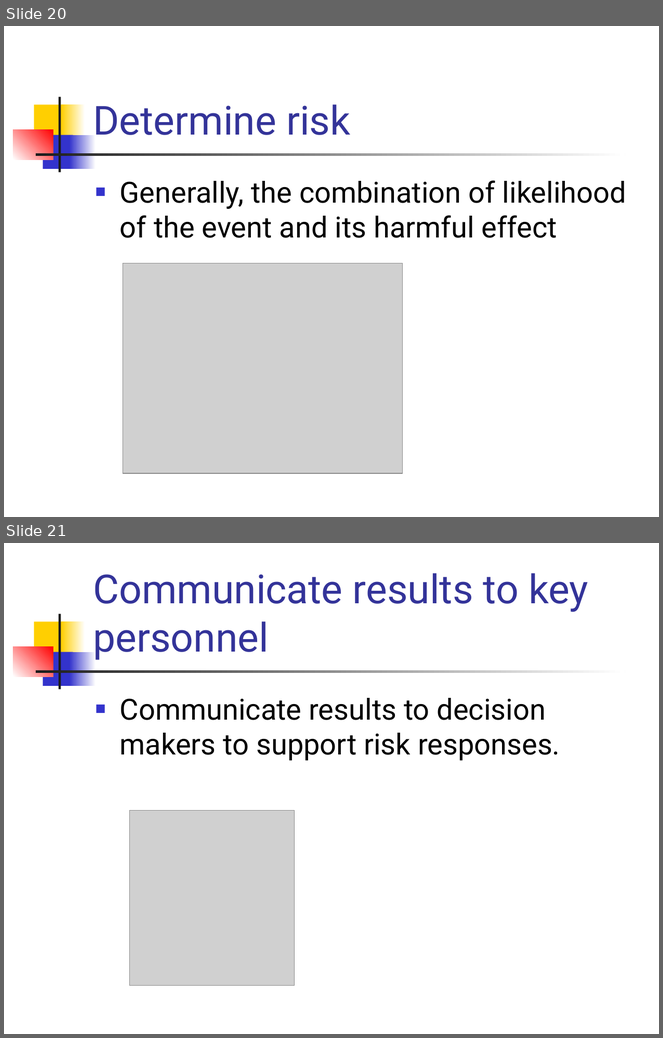
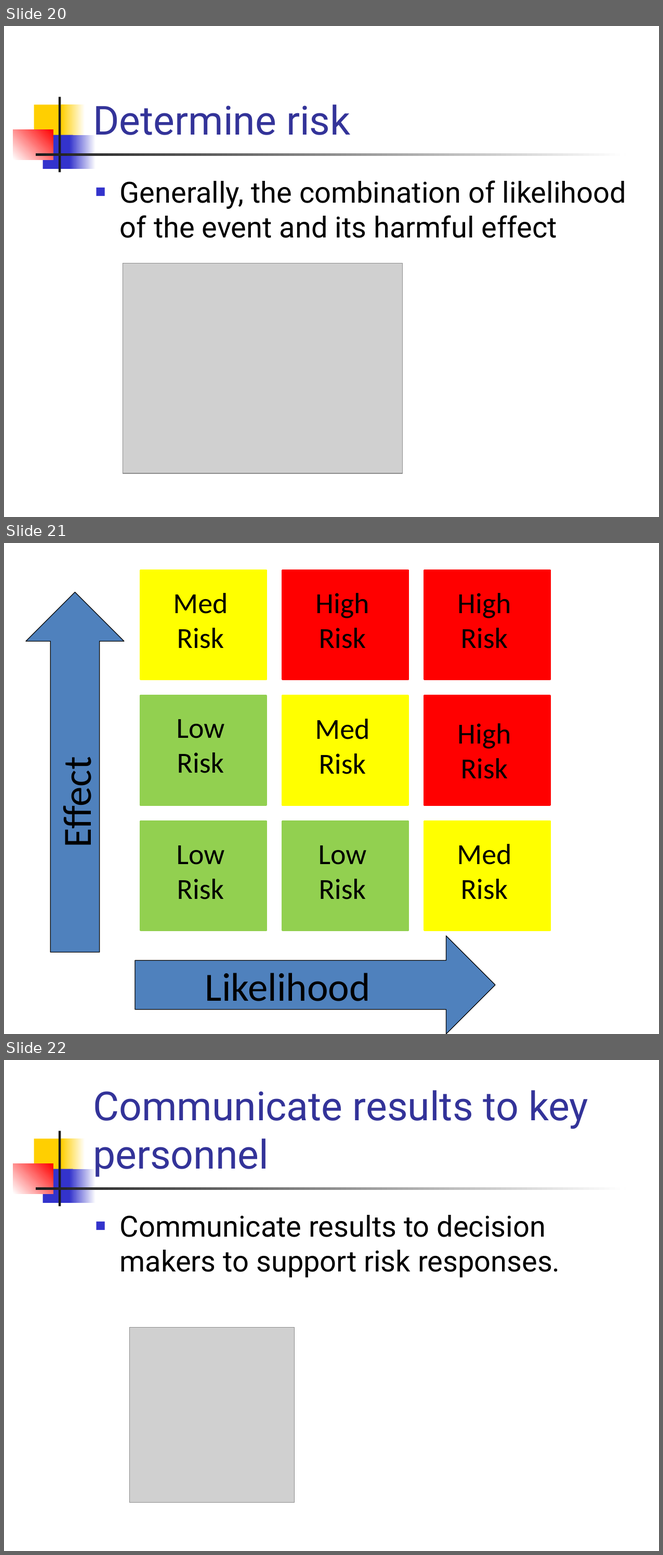
Before and after one commit to el-ahrairah/Risky_NIST, a slide deck: Risky NIST ecommerce.pptx. Shown one above the other, each under a label of ours: slides 20 and 21 before the commit, slides 20, 21 and 22 after it. The pictures are 663x1038 and 663x1555 pixels, drawn with LibreOffice and Linux fonts; fonts in the diff are those of the drawing; grey boxes stand for pictures. Boxes give left, top, right and bottom in pixels: in the first picture for what was removed or moved away, otherwise in the second. Text is boxed around its words. In the diff, an @@ line names an element or a change of style, - is before the commit and + after.

```diff
--- a/Risky NIST ecommerce.pptx
+++ b/Risky NIST ecommerce.pptx
@@ slide 21 added at (4, 543, 659, 1034), background #000000 @@
@@ rectangle added at (140, 571, 266, 680), fill #FFFF00, outline #FFFF00 2 pt @@
@@ rectangle added at (283, 571, 408, 680), fill #FF0000, outline #FF0000 2 pt @@
@@ rectangle added at (425, 571, 551, 680), fill #FF0000, outline #FF0000 2 pt @@
@@ up arrow added at (26, 592, 124, 953), fill #4F81BD, outline #00FF00 0.75 pt @@
@@ text added at (173, 593, 228, 649), 32 pt, text #00FF00 @@
+Med Risk
@@ text added at (315, 593, 369, 649), 32 pt, text #00FF00 @@
+High Risk
@@ text added at (457, 593, 511, 649), 32 pt, text #00FF00 @@
+High Risk
@@ rectangle added at (140, 696, 266, 805), fill #92D050, outline #92D050 2 pt @@
@@ rectangle added at (283, 696, 408, 805), fill #FFFF00, outline #FFFF00 2 pt @@
@@ rectangle added at (425, 696, 551, 805), fill #FF0000, outline #FF0000 2 pt @@
@@ text added at (177, 719, 225, 773), 32 pt, text #00FF00 @@
+Low Risk
@@ text added at (315, 719, 370, 774), 32 pt, text #00FF00 @@
+Med Risk
@@ text added at (457, 723, 511, 779), 32 pt, text #00FF00 @@
+High Risk
@@ text added at (53, 766, 102, 845), 44 pt, text #00FF00 @@
+Effect
@@ rectangle added at (140, 822, 266, 931), fill #92D050, outline #92D050 2 pt @@
@@ rectangle added at (283, 822, 408, 931), fill #92D050, outline #92D050 2 pt @@
@@ rectangle added at (425, 822, 551, 931), fill #FFFF00, outline #FFFF00 2 pt @@
@@ text added at (177, 846, 225, 900), 32 pt, text #00FF00 @@
+Low Risk
@@ text added at (319, 846, 367, 900), 32 pt, text #00FF00 @@
+Low Risk
@@ text added at (457, 844, 512, 900), 32 pt, text #00FF00 @@
+Med Risk
@@ up arrow added at (135, 936, 495, 1034), fill #4F81BD, outline #00FF00 0.75 pt @@
@@ text added at (205, 973, 371, 1010), 44 pt, text #00FF00 @@
+Likelihood
@@ what was slide 21 is now slide 22 @@
```
Also in this commit, not shown: 2 slides changed.
